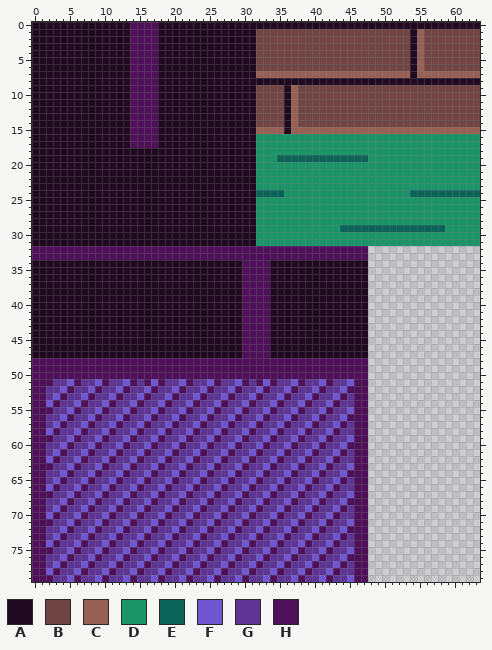
A sprite sheet gets an edit: assets/imgs/room_tileset.png. The picture above is the old version.
The file is 64x80 pixels.
Palette (. is transparent): A #1f0a1f  B #724545  C #976155  D #1b946a  E #0b6257  F #7056d1  G #5e3594  H #4d1059
Pixels before (only the part around the change), first column x 20:
15 AAAAAAAAAAAACCCCACCCCCCCCCCCCCCCCCCCCCCCCCCC
16 AAAAAAAAAAAADDDDDDDDDDDDDDDDDDDDDDDDDDDDDDDD
17 AAAAAAAAAAAADDDDDDDDDDDDDDDDDDDDDDDDDDDDDDDD
18 AAAAAAAAAAAADDDDDDDDDDDDDDDDDDDDDDDDDDDDDDDD
19 AAAAAAAAAAAADDDEEEEEEEEEEEEEDDDDDDDDDDDDDDDD
20 AAAAAAAAAAAADDDDDDDDDDDDDDDDDDDDDDDDDDDDDDDD
21 AAAAAAAAAAAADDDDDDDDDDDDDDDDDDDDDDDDDDDDDDDD
22 AAAAAAAAAAAADDDDDDDDDDDDDDDDDDDDDDDDDDDDDDDD
23 AAAAAAAAAAAADDDDDDDDDDDDDDDDDDDDDDDDDDDDDDDD
24 AAAAAAAAAAAAEEEEDDDDDDDDDDDDDDDDDDEEEEEEEEEE
25 AAAAAAAAAAAADDDDDDDDDDDDDDDDDDDDDDDDDDDDDDDD
26 AAAAAAAAAAAADDDDDDDDDDDDDDDDDDDDDDDDDDDDDDDD
27 AAAAAAAAAAAADDDDDDDDDDDDDDDDDDDDDDDDDDDDDDDD
28 AAAAAAAAAAAADDDDDDDDDDDDDDDDDDDDDDDDDDDDDDDD
29 AAAAAAAAAAAADDDDDDDDDDDDEEEEEEEEEEEEEEEDDDDD
30 AAAAAAAAAAAADDDDDDDDDDDDDDDDDDDDDDDDDDDDDDDD
31 AAAAAAAAAAAADDDDDDDDDDDDDDDDDDDDDDDDDDDDDDDD
32 HHHHHHHHHHHHHHHHHHHHHHHHHHHH................
33 HHHHHHHHHHHHHHHHHHHHHHHHHHHH................
34 AAAAAAAAAAHHHHAAAAAAAAAAAAAA................
35 AAAAAAAAAAHHHHAAAAAAAAAAAAAA................
36 AAAAAAAAAAHHHHAAAAAAAAAAAAAA................
37 AAAAAAAAAAHHHHAAAAAAAAAAAAAA................
38 AAAAAAAAAAHHHHAAAAAAAAAAAAAA................
39 AAAAAAAAAAHHHHAAAAAAAAAAAAAA................
40 AAAAAAAAAAHHHHAAAAAAAAAAAAAA................
41 AAAAAAAAAAHHHHAAAAAAAAAAAAAA................
42 AAAAAAAAAAHHHHAAAAAAAAAAAAAA................
43 AAAAAAAAAAHHHHAAAAAAAAAAAAAA................
44 AAAAAAAAAAHHHHAAAAAAAAAAAAAA................
45 AAAAAAAAAAHHHHAAAAAAAAAAAAAA................
46 AAAAAAAAAAHHHHAAAAAAAAAAAAAA................
47 AAAAAAAAAAHHHHAAAAAAAAAAAAAA................
48 HHHHHHHHHHHHHHHHHHHHHHHHHHHH................
49 HHHHHHHHHHHHHHHHHHHHHHHHHHHH................
50 HHHHHHHHHHHHHHHHHHHHHHHHHHHH................
51 GFHGGFHGGFHGHFHGGFHGGFHGGFHH................
52 FHGGFHGGFHGGFHGGFHGGFHGGFHHH................
53 HGGFHGGFHGGFHGGFHGGFHGGFHGHH................
54 GGFHGGFHGGFHGGFHGGFHGGFHGGHH................
55 GFHGGFHGGFHGGFHGGFHGGFHGGFHH................
56 FHGGFHGGFHGGFHGGFHGGFHGGFHHH................
57 HGGFHGGFHGGFHGGFHGGFHGGFHGHH................
58 GGFHGGFHGGFHGGFHGGFHGGFHGGHH................
59 GFHGGFHGGFHGGFHGGFHGGFHGGFHH................
60 FHGGFHGGFHGGFHGGFHGGFHGGFHHH................
61 HGGFHGGFHGGFHGGFHGGFHGGFHGHH................
62 GGFHGGFHGGFHGGFHGGFHGGFHGGHH................
63 GFHGGFHGGFHGGFHGGFHGGFHGGFHH................
64 FHGGFHGGFHGGFHGGFHGGFHGGFHHH................
65 HGGFHGGFHGGFHGGFHGGFHGGFHGHH................
66 GGFHGGFHGGFHGGFHGGFHGGFHGGHH................
67 GFHGGFHGGFHGGFHGGFHGGFHGGFHH................
68 FHGGFHGGFHGGFHGGFHGGFHGGFHHH................
69 HGGFHGGFHGGFHGGFHGGFHGGFHGHH................
70 GGFHGGFHGGFHGGFHGGFHGGFHGGHH................
71 GFHGGFHGGFHGGFHGGFHGGFHGGFHH................
72 FHGGFHGGFHGGFHGGFHGGFHGGFHHH................
73 HGGFHGGFHGGFHGGFHGGFHGGFHGHH................
74 GGFHGGFHGGFHGGFHGGFHGGFHGGHH................
75 GFHGGFHGGFHGGFHGGFHGGFHGGFHH................
76 FHGGFHGGFHGGFHGGFHGGFHGGFHHH................
The result:
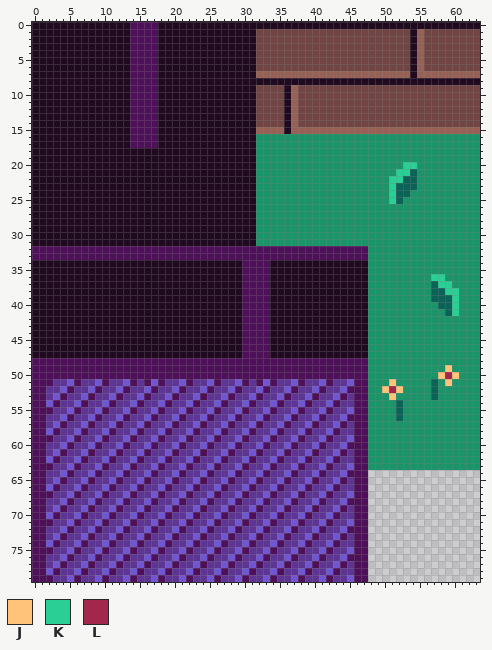
Colours new in this view: J #ffc37a  K #29cf95  L #a3274c
The exact change:
{"y":19,"x":35,"old":"EEEEEEEEEEEEE","new":"DDDDDDDDDDDDD"}
{"y":20,"x":53,"old":"DD","new":"KK"}
{"y":21,"x":52,"old":"DDD","new":"KKE"}
{"y":22,"x":51,"old":"DDDD","new":"KKEE"}
{"y":23,"x":51,"old":"DDDD","new":"KEEE"}
{"y":24,"x":32,"old":"EEEE","new":"DDDD"}
{"y":24,"x":51,"old":"DDDEEEEEEEEEE","new":"KEEDDDDDDDDDD"}
{"y":25,"x":51,"old":"DD","new":"KE"}
{"y":29,"x":44,"old":"EEEEEEEEEEEEEEE","new":"DDDDDDDDDDDDDDD"}
{"y":32,"x":48,"old":"................","new":"DDDDDDDDDDDDDDDD"}
{"y":33,"x":48,"old":"................","new":"DDDDDDDDDDDDDDDD"}
{"y":34,"x":48,"old":"................","new":"DDDDDDDDDDDDDDDD"}
{"y":35,"x":48,"old":"................","new":"DDDDDDDDDDDDDDDD"}
{"y":36,"x":48,"old":"................","new":"DDDDDDDDDKKDDDDD"}
{"y":37,"x":48,"old":"................","new":"DDDDDDDDDEKKDDDD"}
{"y":38,"x":48,"old":"................","new":"DDDDDDDDDEEKKDDD"}
{"y":39,"x":48,"old":"................","new":"DDDDDDDDDEEEKDDD"}
{"y":40,"x":48,"old":"................","new":"DDDDDDDDDDEEKDDD"}
{"y":41,"x":48,"old":"................","new":"DDDDDDDDDDDEKDDD"}
{"y":42,"x":48,"old":"................","new":"DDDDDDDDDDDDDDDD"}
{"y":43,"x":48,"old":"................","new":"DDDDDDDDDDDDDDDD"}
{"y":44,"x":48,"old":"................","new":"DDDDDDDDDDDDDDDD"}
{"y":45,"x":48,"old":"................","new":"DDDDDDDDDDDDDDDD"}
{"y":46,"x":48,"old":"................","new":"DDDDDDDDDDDDDDDD"}
{"y":47,"x":48,"old":"................","new":"DDDDDDDDDDDDDDDD"}
{"y":48,"x":48,"old":"................","new":"DDDDDDDDDDDDDDDD"}
{"y":49,"x":48,"old":"................","new":"DDDDDDDDDDDJDDDD"}
{"y":50,"x":48,"old":"................","new":"DDDDDDDDDDJLJDDD"}
{"y":51,"x":48,"old":"................","new":"DDDJDDDDDEDJDDDD"}
{"y":52,"x":48,"old":"................","new":"DDJLJDDDDEDDDDDD"}
{"y":53,"x":48,"old":"................","new":"DDDJDDDDDEDDDDDD"}
{"y":54,"x":48,"old":"................","new":"DDDDEDDDDDDDDDDD"}
{"y":55,"x":48,"old":"................","new":"DDDDEDDDDDDDDDDD"}
{"y":56,"x":48,"old":"................","new":"DDDDEDDDDDDDDDDD"}
{"y":57,"x":48,"old":"................","new":"DDDDDDDDDDDDDDDD"}
{"y":58,"x":48,"old":"................","new":"DDDDDDDDDDDDDDDD"}
{"y":59,"x":48,"old":"................","new":"DDDDDDDDDDDDDDDD"}
{"y":60,"x":48,"old":"................","new":"DDDDDDDDDDDDDDDD"}
{"y":61,"x":48,"old":"................","new":"DDDDDDDDDDDDDDDD"}
{"y":62,"x":48,"old":"................","new":"DDDDDDDDDDDDDDDD"}
{"y":63,"x":48,"old":"................","new":"DDDDDDDDDDDDDDDD"}
{"label":"changed","picture_box":[277,155,368,162]}
{"label":"changed","picture_box":[340,162,480,470]}
{"label":"changed","picture_box":[256,190,284,197]}
